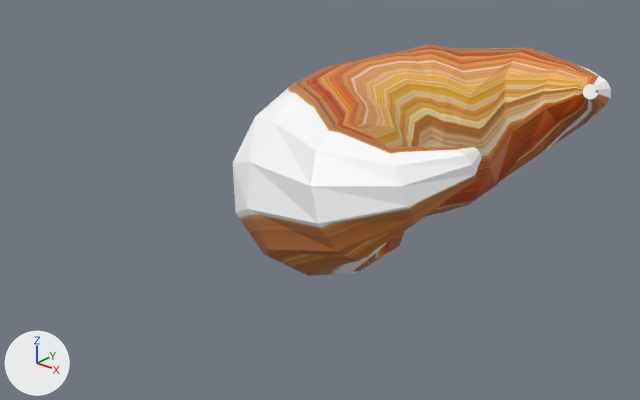
A saved change to the Blender file blender/cruassan.blend.
Before and after are seen from a camera (50 mm lens) standing at (5.74, -5.36, 3.53) and looking at (0.62, 0.91, 0.0). Every picture has the same lights, and +X, +Y and +Z are marked at lower left.
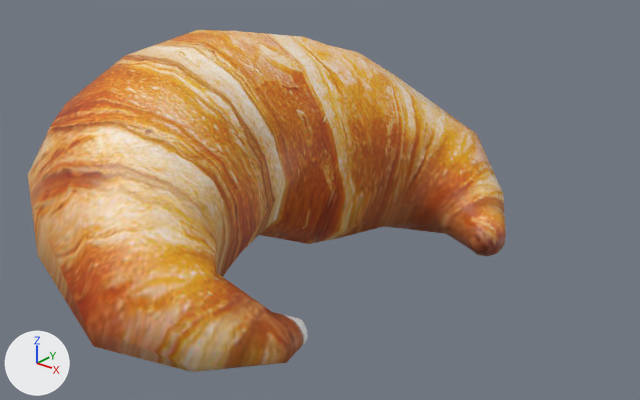
Where the change shows, as pixel boxes [x1, y1, x2, y2] in the pictures (640 x 400 px):
'Cylinder.001', reshaped, moved, turned
    before: [233, 45, 611, 276]
    after: [28, 30, 506, 372]

The edits, one by one:
me_cylinder_002 is used by ob_cylinder_001; location (0.0, 1.079, 0.0); rotation (0.0, 1.571, 1.571), in degrees (0, 90, 90).
me_cylinder_002 had 217 vertices, 199 faces, 4 loose edges and spanned x -1.01..1.0, y -2.32..0.96, z -1.13..3.67.
me_cylinder_002 now has 215 vertices, 199 faces, 2 loose edges and spans x -1.01..1.0, y -2.32..0.96, z -1.13..3.67.
me_cylinder_002 part 1: 199 kept faces spanning x -1.01..1.0, y -2.32..0.96, z -1.13..3.67 are now shaded smooth.
Object 'Cylinder.001' (ob_cylinder_001) moves from (0.0, 1.079, 0.0) to (0.0, -1.126, 0.89).
Object 'Cylinder.001' (ob_cylinder_001) turns from (0, 90, 90) to (-83, 129, 3.7) degrees about x, y and z.
